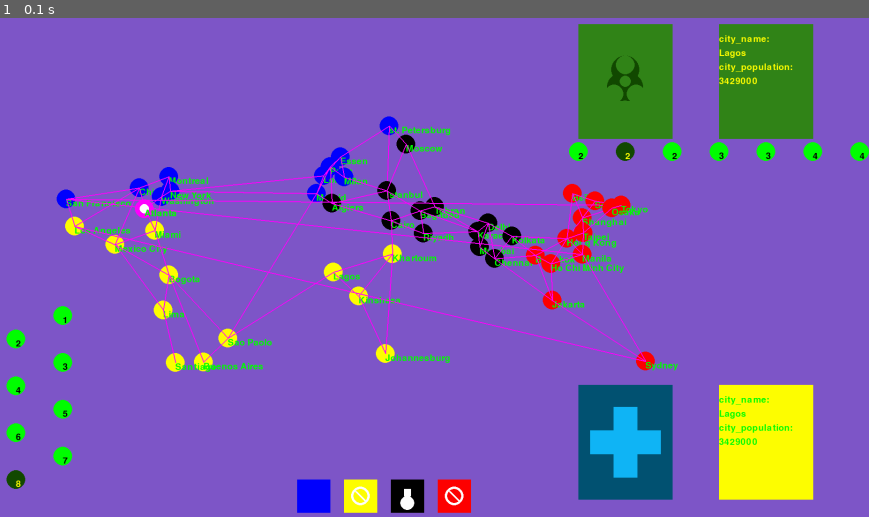
Above: before the commit, frame 1.
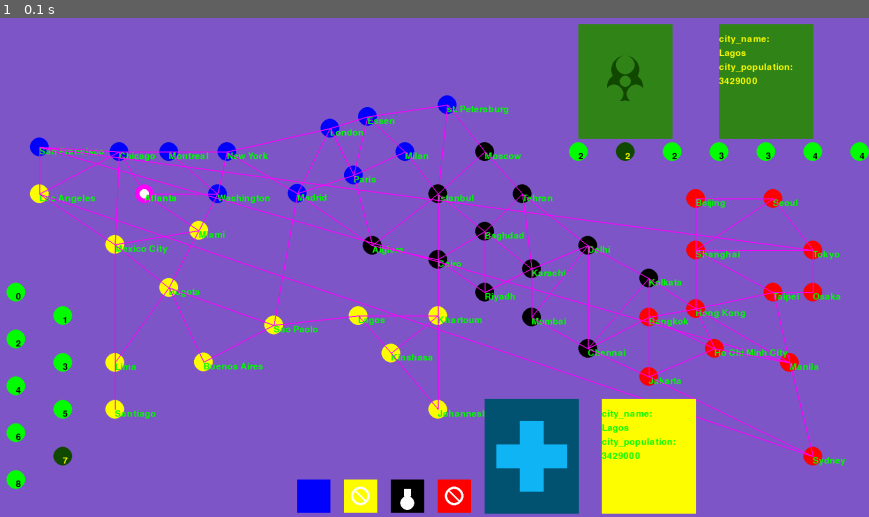
Above: after the commit, the same moment.

Repository: idonacmias/pandemic-pygame
Game: pygame game, started from display.py
Same seed, same stepped clock (60 frames per second), same inputs: the game is played once before the commit and once after it.
Inputs:
- Up to frame 1 (0.1 s): no input

The runs differ from the first frame. In frame 1, 19% of the frame differs, in the area x 0-98%, y 15-100%.

Commit message:
change city location in json file, player card locatoin, and add to outbreak bar circle 0

Diff:
--- a/cities.json
+++ b/cities.json
@@ -1,48 +1,48 @@
-[{"name" : "San Francisco", "color" : "BLUE", "population" : 5864000, "routes" : ["Chicago", "Los Angeles", "Manila", "Tokyo"],"point" : [207, 401]},
-{"name" : "Chicago", "color" : "BLUE", "population" : 9121000, "routes" : ["San Francisco", "Los Angeles", "Mexico City", "Atlanta", "Montreal"],"point" : [363, 377]},
-{"name" : "Montreal" ,"color" : "BLUE", "population" : 3429000, "routes" : ["Chicago", "Washington", "New York"],"point" : [426, 353]},
-{"name" : "Atlanta", "color" : "BLUE", "population" : 4715000, "routes" : ["Chicago", "Washington", "Miami"],"point" : [374, 422]},
-{"name" : "New York", "color" : "BLUE", "population" : 20464000, "routes" : ["Montreal", "Washington", "Madrid", "London"],"point" : [429, 384]},
-{"name" : "Washington", "color" : "BLUE", "population" : 4679000, "routes" : ["Montreal", "Atlanta", "New York", "Miami"],"point" : [410, 396]},
-{"name" : "London", "color" : "BLUE", "population" : 8586000, "routes" : ["Madrid", "Paris", "Essen", "New York"],"point" : [756, 351]},
-{"name" : "Paris", "color" : "BLUE", "population" : 10755000, "routes" : ["London", "Madrid", "Algiers", "Milan", "Essen"],"point" : [770, 332]},
-{"name" : "Madrid", "color" : "BLUE", "population" : 5427000, "routes" : ["London", "Sao Paolo", "New York", "Paris", "Algiers"],"point" : [741, 389]},
-{"name" : "Essen", "color" : "BLUE", "population" : 575000, "routes" : ["London", "Paris", "Milan", "st. Petersburg"],"point" : [792, 311]},
-{"name" : "st. Petersburg", "color" : "BLUE", "population" : 4879000, "routes" : ["Essen", "Istanbul", "Moscow"],"point" : [896, 245]},
-{"name" : "Milan", "color" : "BLUE", "population" : 5232000, "routes" : ["Essen", "Paris", "Istanbul"],"point" : [800, 354]},
-{"name" : "Los Angeles", "color" : "YELLOW", "population" : 14900000, "routes" : ["Chicago", "San Francisco", "Sydney", "Mexico City"],"point" : [225, 459]},
-{"name" : "Miami", "color" : "YELLOW", "population" : 5582000, "routes" : ["Atlanta", "Washington", "Mexico City", "Bogota"],"point" : [396, 468]},
-{"name" : "Mexico City", "color" : "YELLOW", "population" : 19463000, "routes" : ["Chicago", "Los Angeles", "Lima", "Bogota", "Miami"],"point" : [311, 498]},
-{"name" : "Bogota", "color" : "YELLOW", "population" : 8702000, "routes" : ["Miami", "Mexico City", "Lima", "Buenos Aires", "Sao Paolo"],"point" : [426, 563]},
-{"name" : "Sao Paolo", "color" : "YELLOW", "population" : 20186000, "routes" : ["Buenos Aires", "Bogota", "Madrid", "Lagos"],"point" : [552, 698]},
-{"name" : "Buenos Aires", "color" : "YELLOW", "population" : 13639000, "routes" : ["Sao Paolo", "Bogota"],"point" : [500, 749]},
-{"name" : "Lima", "color" : "YELLOW", "population" : 9121000, "routes" : ["Santiago", "Bogota", "Mexico City"],"point" : [414, 638]},
-{"name" : "Santiago", "color" : "YELLOW", "population" : 6015000, "routes" : ["Lima"],"point" : [440, 750]},
-{"name" : "Lagos", "color" : "YELLOW", "population" : 3429000, "routes" : ["Khartoum", "Kinshasa", "Sao Paolo"],"point" : [777, 557]},
-{"name" : "Kinshasa", "color" : "YELLOW", "population" : 9046000, "routes" : ["Johannesburg", "Khartoum", "Lagos"],"point" : [831, 608]},
-{"name" : "Johannesburg", "color" : "YELLOW", "population" : 3888000, "routes" : ["Kinshasa", "Khartoum"],"point" : [888, 731]},
-{"name" : "Khartoum", "color" : "YELLOW", "population" : 4887000, "routes" : ["Lagos", "Kinshasa", "Johannesburg", "Cairo"],"point" : [903, 518]},
-{"name" : "Moscow", "color" : "BLACK", "population" : 15512000, "routes" : ["st. Petersburg", "Istanbul", "Tehran"],"point" : [932, 284]},
-{"name" : "Algiers", "color" : "BLACK", "population" : 2946000, "routes" : ["Madrid", "Paris", "Istanbul", "Cairo"],"point" : [774, 410]},
-{"name" : "Riyadh", "color" : "BLACK", "population" : 5037000, "routes" : ["Cairo", "Baghdad", "Karachi"],"point" : [969, 474]},
-{"name" : "Baghdad", "color" : "BLACK", "population" : 6204000, "routes" : ["Cairo", "Istanbul", "Tehran", "Karachi", "Riyadh"],"point" : [962, 426]},
-{"name" : "Tehran", "color" : "BLACK", "population" : 7419000, "routes" : ["Moscow", "Baghdad", "Karachi", "Delhi"],"point" : [993, 417]},
-{"name" : "Cairo", "color" : "BLACK", "population" : 14718000, "routes" : ["Algiers", "Istanbul", "Baghdad", "Riyadh", "Khartoum"],"point" : [900, 447]},
-{"name" : "Istanbul", "color" : "BLACK", "population" : 13576000, "routes" : ["Milan", "Algiers", "Cairo", "Baghdad", "Moscow"],"point" : [891, 383]},
-{"name" : "Karachi", "color" : "BLACK", "population" : 20711000, "routes" : ["Delhi", "Tehran", "Baghdad", "Riyadh", "Mumbai"],"point" : [1085, 470]},
-{"name" : "Delhi", "color" : "BLACK", "population" : 22242000, "routes" : ["Tehran", "Karachi", "Mumbai", "Chennai", "Kolkata"],"point" : [1107, 452]},
-{"name" : "Mumbai", "color" : "BLACK", "population" : 16910000, "routes" : ["Karachi", "Delhi", "Chennai"],"point" : [1089, 503]},
-{"name" : "Chennai", "color" : "BLACK", "population" : 8865000, "routes" : ["Mumbai", "Delhi", "Kolkata", "Bangkok", "Jakarta"],"point" : [1121, 528]},
-{"name" : "Kolkata", "color" : "BLACK", "population" : 14374000, "routes" : ["Delhi", "Chennai", "Bangkok", "Hong Kong"],"point" : [1158, 480]},
-{"name" : "Beijing", "color" : "RED", "population" : 17311000, "routes" : ["Seoul", "Shanghai"],"point" : [1287, 389]},
-{"name" : "Shanghai", "color" : "RED", "population" : 13482000, "routes" : ["Beijing", "Seoul", "Tokyo", "Taipei", "Hong Kong"],"point" : [1308, 441]},
-{"name" : "Hong Kong", "color" : "RED", "population" : 7106000, "routes" : ["Beijing", "Taipei", "Manila", "Ho Chi Minh City", "Bangkok", "Kolkata"],"point" : [1275, 485]},
-{"name" : "Taipei", "color" : "RED", "population" : 8338000, "routes" : ["Shanghai", "Osaka", "Manila", "Hong Kong"],"point" : [1310, 473]},
-{"name" : "Bangkok", "color" : "RED", "population" : 7151000, "routes" : ["Kolkata", "Hong Kong", "Ho Chi Minh City", "Jakarta", "Chennai"],"point" : [1208, 521]},
-{"name" : "Manila", "color" : "RED", "population" : 20767000, "routes" : ["Sydney", "Ho Chi Minh City", "Hong Kong", "Taipei", "San Francisco"],"point" : [1308, 519]},
-{"name" : "Jakarta", "color" : "RED", "population" : 26063000, "routes" : ["Chennai", "Bangkok", "Ho Chi Minh City", "Sydney"],"point" : [1244, 617]},
-{"name" : "Ho Chi Minh City", "color" : "RED", "population" : 8314000, "routes" : ["Bangkok", "Hong Kong", "Manila", "Jakarta"],"point" : [1241, 539]},
-{"name" : "Seoul", "color" : "RED", "population" : 22547000, "routes" : ["Beijing", "Shanghai", "Tokyo"],"point" : [1335, 405]},
-{"name" : "Tokyo", "color" : "RED", "population" : 13189000, "routes" : ["Seoul", "Shanghai", "San Francisco"],"point" : [1391, 414]},
-{"name" : "Osaka", "color" : "RED", "population" : 2871000, "routes" : ["Tokyo", "Taipei"],"point" : [1371, 420]},
-{"name" : "Sydney", "color" : "RED", "population" : 3785000, "routes" : ["Manila", "Jakarta", "Los Angeles"],"point" : [1443, 747]}]
+[{"name" : "San Francisco", "point" : [150, 290], "color" : "BLUE", "population" : 5864000, "routes" : ["Chicago", "Los Angeles", "Manila", "Tokyo"]},
+{"name" : "Chicago", "point" : [320, 300], "color" : "BLUE", "population" : 9121000, "routes" : ["San Francisco", "Los Angeles", "Mexico City", "Atlanta", "Montreal"]},
+{"name" : "Montreal" ,"point" : [426, 300], "color" : "BLUE", "population" : 3429000, "routes" : ["Chicago", "Washington", "New York"]},
+{"name" : "Atlanta", "point" : [374, 390], "color" : "BLUE", "population" : 4715000, "routes" : ["Chicago", "Washington", "Miami"]},
+{"name" : "New York", "point" : [550, 300], "color" : "BLUE", "population" : 20464000, "routes" : ["Montreal", "Washington", "Madrid", "London"]},
+{"name" : "Washington", "point" : [530, 390], "color" : "BLUE", "population" : 4679000, "routes" : ["Montreal", "Atlanta", "New York", "Miami"]},
+{"name" : "London", "point" : [770, 250], "color" : "BLUE", "population" : 8586000, "routes" : ["Madrid", "Paris", "Essen", "New York"]},
+{"name" : "Paris", "point" : [820, 350], "color" : "BLUE", "population" : 10755000, "routes" : ["London", "Madrid", "Algiers", "Milan", "Essen"]},
+{"name" : "Madrid", "point" : [700, 389], "color" : "BLUE", "population" : 5427000, "routes" : ["London", "Sao Paolo", "New York", "Paris", "Algiers"]},
+{"name" : "Essen", "point" : [850, 225], "color" : "BLUE", "population" : 575000, "routes" : ["London", "Paris", "Milan", "st. Petersburg"]},
+{"name" : "st. Petersburg", "point" : [1020, 200], "color" : "BLUE", "population" : 4879000, "routes" : ["Essen", "Istanbul", "Moscow"]},
+{"name" : "Milan", "point" : [930, 300], "color" : "BLUE", "population" : 5232000, "routes" : ["Essen", "Paris", "Istanbul"]},
+{"name" : "Los Angeles", "point" : [150, 390], "color" : "YELLOW", "population" : 14900000, "routes" : ["Chicago", "San Francisco", "Sydney", "Mexico City"]},
+{"name" : "Miami", "point" : [490, 468], "color" : "YELLOW", "population" : 5582000, "routes" : ["Atlanta", "Washington", "Mexico City", "Bogota"]},
+{"name" : "Mexico City", "point" : [311, 498], "color" : "YELLOW", "population" : 19463000, "routes" : ["Chicago", "Los Angeles", "Lima", "Bogota", "Miami"]},
+{"name" : "Bogota", "point" : [426, 590], "color" : "YELLOW", "population" : 8702000, "routes" : ["Miami", "Mexico City", "Lima", "Buenos Aires", "Sao Paolo"]},
+{"name" : "Sao Paolo", "point" : [650, 670], "color" : "YELLOW", "population" : 20186000, "routes" : ["Buenos Aires", "Bogota", "Madrid", "Lagos"]},
+{"name" : "Buenos Aires", "point" : [500, 749], "color" : "YELLOW", "population" : 13639000, "routes" : ["Sao Paolo", "Bogota"]},
+{"name" : "Lima", "point" : [311, 750], "color" : "YELLOW", "population" : 9121000, "routes" : ["Santiago", "Bogota", "Mexico City"]},
+{"name" : "Santiago", "point" : [311, 850], "color" : "YELLOW", "population" : 6015000, "routes" : ["Lima"]},
+{"name" : "Lagos", "point" : [830, 650], "color" : "YELLOW", "population" : 3429000, "routes" : ["Khartoum", "Kinshasa", "Sao Paolo"]},
+{"name" : "Kinshasa", "point" : [900, 730], "color" : "YELLOW", "population" : 9046000, "routes" : ["Johannesburg", "Khartoum", "Lagos"]},
+{"name" : "Johannesburg", "point" : [1000, 850], "color" : "YELLOW", "population" : 3888000, "routes" : ["Kinshasa", "Khartoum"]},
+{"name" : "Khartoum", "point" : [1000, 650], "color" : "YELLOW", "population" : 4887000, "routes" : ["Lagos", "Kinshasa", "Johannesburg", "Cairo"]},
+{"name" : "Moscow", "point" : [1100, 300], "color" : "BLACK", "population" : 15512000, "routes" : ["st. Petersburg", "Istanbul", "Tehran"]},
+{"name" : "Algiers", "point" : [860, 500], "color" : "BLACK", "population" : 2946000, "routes" : ["Madrid", "Paris", "Istanbul", "Cairo"]},
+{"name" : "Riyadh", "point" : [1100, 600], "color" : "BLACK", "population" : 5037000, "routes" : ["Cairo", "Baghdad", "Karachi"]},
+{"name" : "Baghdad", "point" : [1100, 470], "color" : "BLACK", "population" : 6204000, "routes" : ["Cairo", "Istanbul", "Tehran", "Karachi", "Riyadh"]},
+{"name" : "Tehran", "point" : [1180, 390], "color" : "BLACK", "population" : 7419000, "routes" : ["Moscow", "Baghdad", "Karachi", "Delhi"]},
+{"name" : "Cairo", "point" : [1000, 530], "color" : "BLACK", "population" : 14718000, "routes" : ["Algiers", "Istanbul", "Baghdad", "Riyadh", "Khartoum"]},
+{"name" : "Istanbul", "point" : [1000, 390], "color" : "BLACK", "population" : 13576000, "routes" : ["Milan", "Algiers", "Cairo", "Baghdad", "Moscow"]},
+{"name" : "Karachi", "point" : [1200, 550], "color" : "BLACK", "population" : 20711000, "routes" : ["Delhi", "Tehran", "Baghdad", "Riyadh", "Mumbai"]},
+{"name" : "Delhi", "point" : [1320, 500], "color" : "BLACK", "population" : 22242000, "routes" : ["Tehran", "Karachi", "Mumbai", "Chennai", "Kolkata"]},
+{"name" : "Mumbai", "point" : [1200, 653], "color" : "BLACK", "population" : 16910000, "routes" : ["Karachi", "Delhi", "Chennai"]},
+{"name" : "Chennai", "point" : [1320, 720], "color" : "BLACK", "population" : 8865000, "routes" : ["Mumbai", "Delhi", "Kolkata", "Bangkok", "Jakarta"]},
+{"name" : "Kolkata", "point" : [1450, 570], "color" : "BLACK", "population" : 14374000, "routes" : ["Delhi", "Chennai", "Bangkok", "Hong Kong"]},
+{"name" : "Beijing", "point" : [1550, 400], "color" : "RED", "population" : 17311000, "routes" : ["Seoul", "Shanghai"]},
+{"name" : "Shanghai", "point" : [1550, 510], "color" : "RED", "population" : 13482000, "routes" : ["Beijing", "Seoul", "Tokyo", "Taipei", "Hong Kong"]},
+{"name" : "Hong Kong", "point" : [1550, 635], "color" : "RED", "population" : 7106000, "routes" : ["Beijing", "Taipei", "Manila", "Ho Chi Minh City", "Bangkok", "Kolkata"]},
+{"name" : "Taipei", "point" : [1715, 600], "color" : "RED", "population" : 8338000, "routes" : ["Shanghai", "Osaka", "Manila", "Hong Kong"]},
+{"name" : "Bangkok", "point" : [1450, 653], "color" : "RED", "population" : 7151000, "routes" : ["Kolkata", "Hong Kong", "Ho Chi Minh City", "Jakarta", "Chennai"]},
+{"name" : "Manila", "point" : [1750, 750], "color" : "RED", "population" : 20767000, "routes" : ["Sydney", "Ho Chi Minh City", "Hong Kong", "Taipei", "San Francisco"]},
+{"name" : "Jakarta", "point" : [1450, 780], "color" : "RED", "population" : 26063000, "routes" : ["Chennai", "Bangkok", "Ho Chi Minh City", "Sydney"]},
+{"name" : "Ho Chi Minh City", "point" : [1590, 720], "color" : "RED", "population" : 8314000, "routes" : ["Bangkok", "Hong Kong", "Manila", "Jakarta"]},
+{"name" : "Seoul", "point" : [1715, 400], "color" : "RED", "population" : 22547000, "routes" : ["Beijing", "Shanghai", "Tokyo"]},
+{"name" : "Tokyo", "point" : [1800, 510], "color" : "RED", "population" : 13189000, "routes" : ["Seoul", "Shanghai", "San Francisco"]},
+{"name" : "Osaka", "point" : [1800, 600], "color" : "RED", "population" : 2871000, "routes" : ["Tokyo", "Taipei"]},
+{"name" : "Sydney", "point" : [1800, 950], "color" : "RED", "population" : 3785000, "routes" : ["Manila", "Jakarta", "Los Angeles"]}]
--- a/constances.py
+++ b/constances.py
@@ -4,8 +4,8 @@
 DISCARD_INFACTION_CARDS_POSITION = (1700, 150)
 
 
-PLAYERS_CARDS_POSITION = (1400, 920)
-DISCARD_PLAYERS_CARDS_POSITION = (1700, 920)
+PLAYERS_CARDS_POSITION = (1200, 950)
+DISCARD_PLAYERS_CARDS_POSITION = (1450, 950)
 CARD_HALF_HIGHT = 122
 CARD_HALF_WHIDTH = 100
 
@@ -14,4 +14,4 @@
 INFACTION_SCALE_CUNTER = [2, 2, 2, 3, 3, 4, 4]
 
 CURE_BAR_POINT = [(700, 1000), (800, 1000), (900, 1000), (1000, 1000)]
-OUTBREAK_BAR_POINTS = [(200, 650), (100, 700), (200, 750), (100, 800), (200, 850), (100, 900), (200, 950), (100, 1000)]
+OUTBREAK_BAR_POINTS = [(100, 600), (200, 650), (100, 700), (200, 750), (100, 800), (200, 850), (100, 900), (200, 950), (100, 1000)]
--- a/tokens.py
+++ b/tokens.py
@@ -23,7 +23,7 @@
         text_render = font.render(str(cunter[i]), True, colors_palet[font_color])
 
     else:
-        text_render = font.render(str(i + 1), True, colors_palet[font_color])
+        text_render = font.render(str(i), True, colors_palet[font_color])
 
     screen.blit(text_render, point)
 
